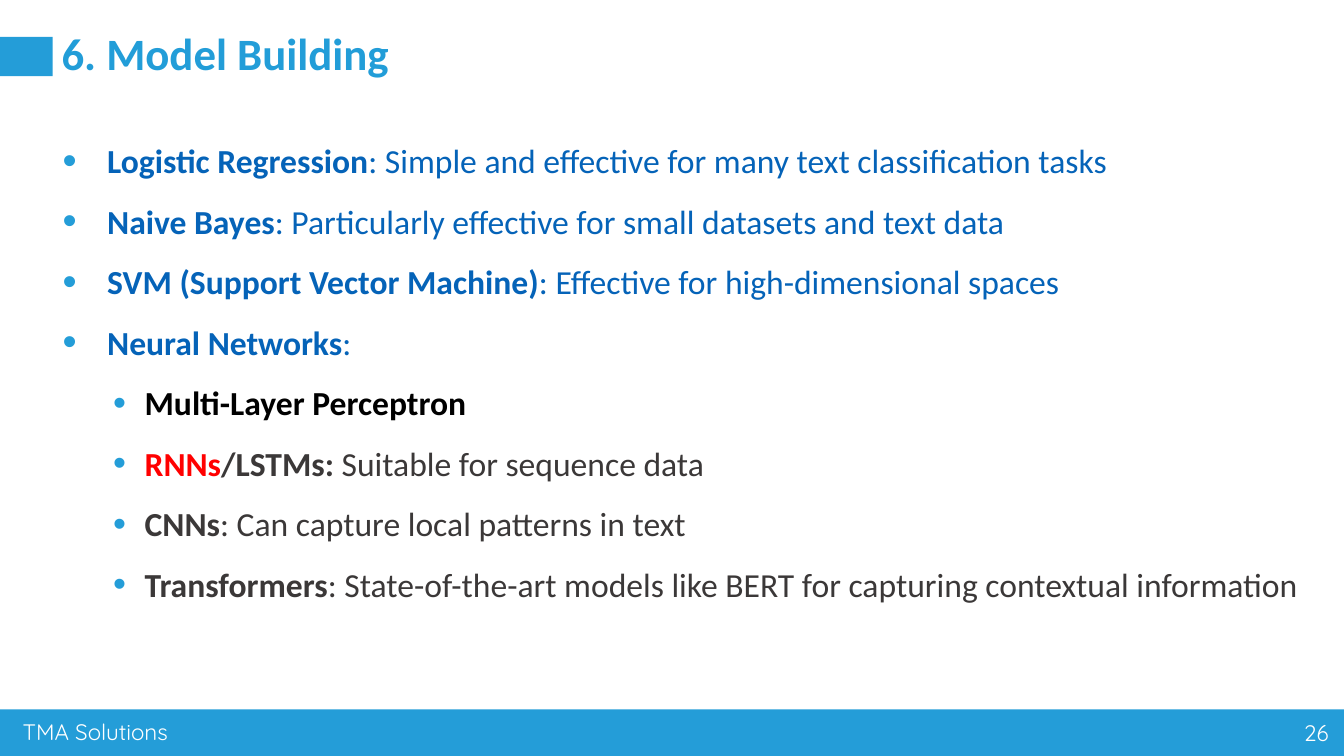
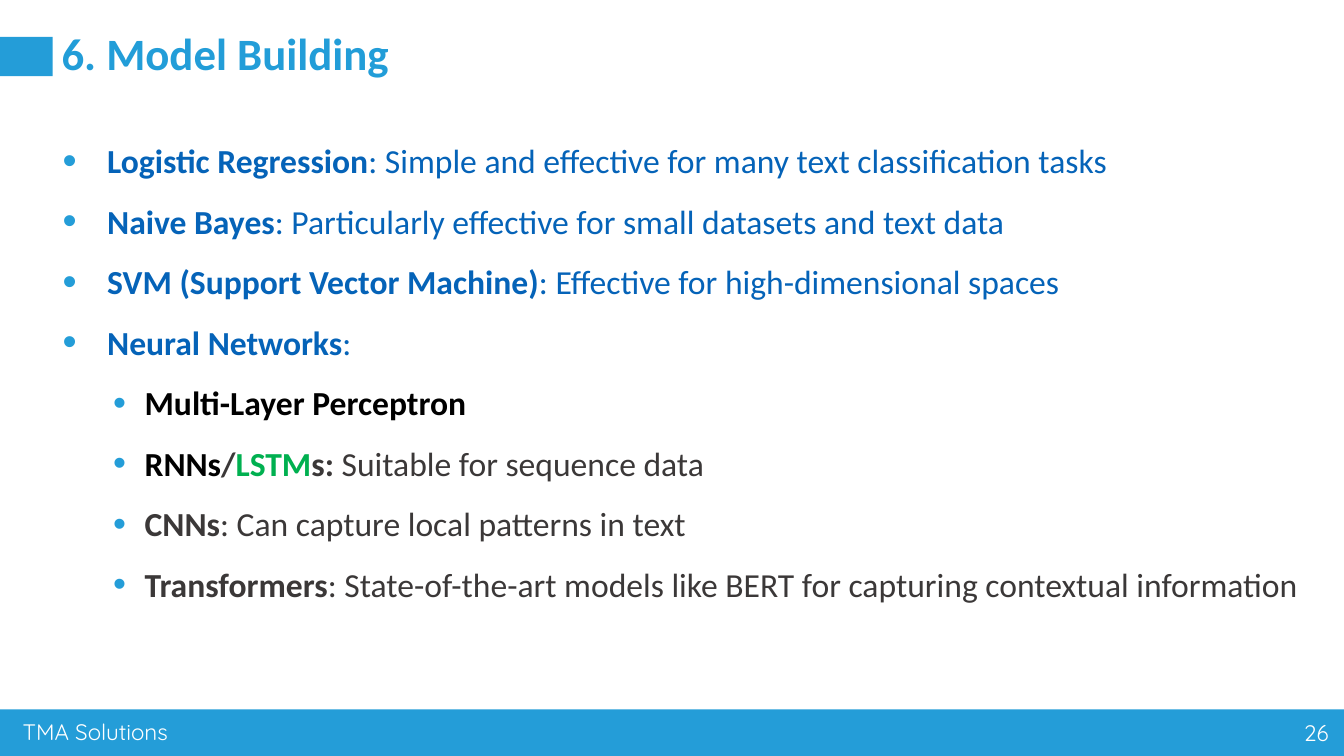
Before and after one commit to nguyenvanhuy0612/DL-1, a slide deck: slide 26 of Workshop-3_AI Advance Training_Group 80.pptx. Drawn at 1344x756 pixels with LibreOffice and Linux fonts; fonts in the diff are those of the drawing. Boxes give left, top, right and bottom in pixels: in the first picture for what was removed or moved away, otherwise in the second. Text is boxed around its words. In the diff, an @@ line names an element or a change of style, - is before the commit and + after.

```diff
--- a/Workshop-3_AI Advance Training_Group 80.pptx
+++ b/Workshop-3_AI Advance Training_Group 80.pptx
@@ text at (x1=145, y1=452, x2=704, y2=482): text colour #FF0000 to #000000, text colour #3B3838 to #00B050 in "RNNs/LSTMs:" @@
```
Also in this commit, not shown: 3 other slides changed.
